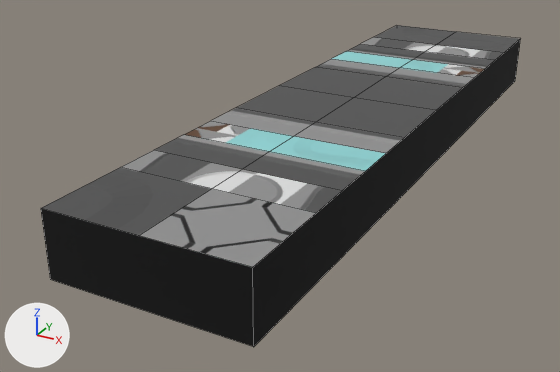
Two versions of the FBX model OMH_Proto/Assets/[Project]/Visuals/ENV/ENV_Decor/ENV_Static/ENV_Structures_Ground/Corridor/6x6Corridor/1.5x6corridor.fbx, one commit apart.
Rendered twice from a 50 mm lens placed at (4.84, -14.54, 2.27), pointed at (1.79, -9.0, -0.5). Lighting does not change. The marker at lower left points along +X, +Y and +Z. Mesh edges are drawn as thin lines. Where no turn or scale is listed for an object, it has been applied to the vertices.

The first picture shows '3x3corridor.001'.
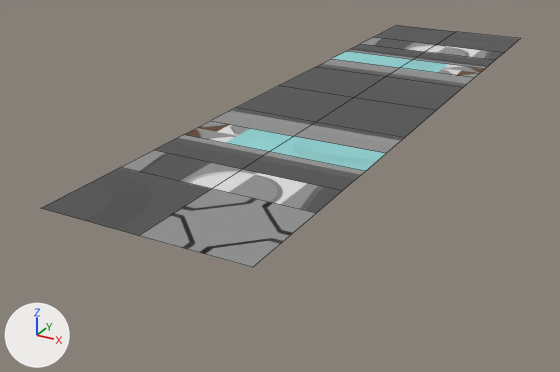
The edits, one by one:
me_cube_004 is used by ob_3x3corridor_001; location (2.25, -8.493, 0.203).
Verts and faces of me_cube_004; kept vertices keep their numbers, new ones are numbered from 43.
Before the commit, vertices of me_cube_004: 0 (0.75, -3.0, -0.45) at pixel (253, 347), 1 (0.75, -3.0, 0.05) at pixel (252, 267), 2 (0.75, 3.0, -0.45) at pixel (515, 80), 3 (0.75, 3.0, 0.05) at pixel (520, 38), 4 (-0.75, 3.0, 0.05) at pixel (396, 25).
Before the commit, vertices of me_cube_004: 5 (0.0, 3.0, 0.05) at pixel (456, 31), 6 (0.75, 2.25, 0.05) at pixel (504, 52), 7 (0.75, 1.5, 0.05) at pixel (485, 68), 8 (0.75, 0.75, 0.05) at pixel (462, 87), 9 (0.75, 0.0, 0.05) at pixel (436, 110).
Before the commit, vertices of me_cube_004: 10 (0.75, -0.75, 0.05) at pixel (404, 137), 11 (0.75, -1.5, 0.05) at pixel (365, 171), 12 (0.75, -2.25, 0.05) at pixel (316, 213), 13 (0.0, -3.0, 0.05) at pixel (138, 235), 14 (-0.75, -3.0, 0.05) at pixel (40, 208).
Before the commit, vertices of me_cube_004: 22 (-0.75, 2.25, 0.05) at pixel (373, 37), 23 (-0.75, 1.5, 0.05) at pixel (346, 51), 24 (-0.75, 0.75, 0.05) at pixel (315, 67), 25 (-0.75, 0.0, 0.05) at pixel (278, 85), 26 (-0.75, -0.75, 0.05) at pixel (235, 107).
Before the commit, vertices of me_cube_004: 27 (-0.75, -1.5, 0.05) at pixel (183, 134), 28 (-0.75, -2.25, 0.05) at pixel (120, 167), 29 (-0.75, 3.0, -0.45), 30 (-0.75, -3.0, -0.45) at pixel (50, 279), 31 (0.75, -1.88, 0.05) at pixel (342, 190).
Before the commit, vertices of me_cube_004: 33 (-0.75, -1.88, 0.05) at pixel (153, 150), 34 (0.75, 1.12, 0.05) at pixel (474, 77), 35 (-0.75, 1.12, 0.05) at pixel (331, 58), 37 (0.75, 1.87, 0.05) at pixel (494, 60), 38 (-0.75, 1.87, 0.05) at pixel (360, 43).
Before the commit, vertices of me_cube_004: 40 (0.75, -1.13, 0.05) at pixel (386, 153), 41 (-0.75, -1.12, 0.05) at pixel (210, 120).
me_cube_004 had 43 vertices, 28 faces and spanned x -0.75..0.75, y -3.0..3.0, z -0.45..0.05.
me_cube_004 now has 39 vertices, 24 faces and spans x -0.75..0.75, y -3.0..3.0, z 0.05.
Part 1, on me_cube_004:
Vertices deleted: 0, 2, 29, 30 (with the faces that use them).
me_cube_004 no longer uses material mat_material_001 (black #000000).

Where the change shows, as pixel boxes (x1, y1, x2, y2) in the pictures (560 x 372 px):
'3x3corridor.001', reshaped (25% shorter)
    before: (41, 25, 520, 347)
    after: (41, 25, 520, 267)
part 1 of me_cube_004, deleted (black)
    before: (41, 40, 520, 347)
